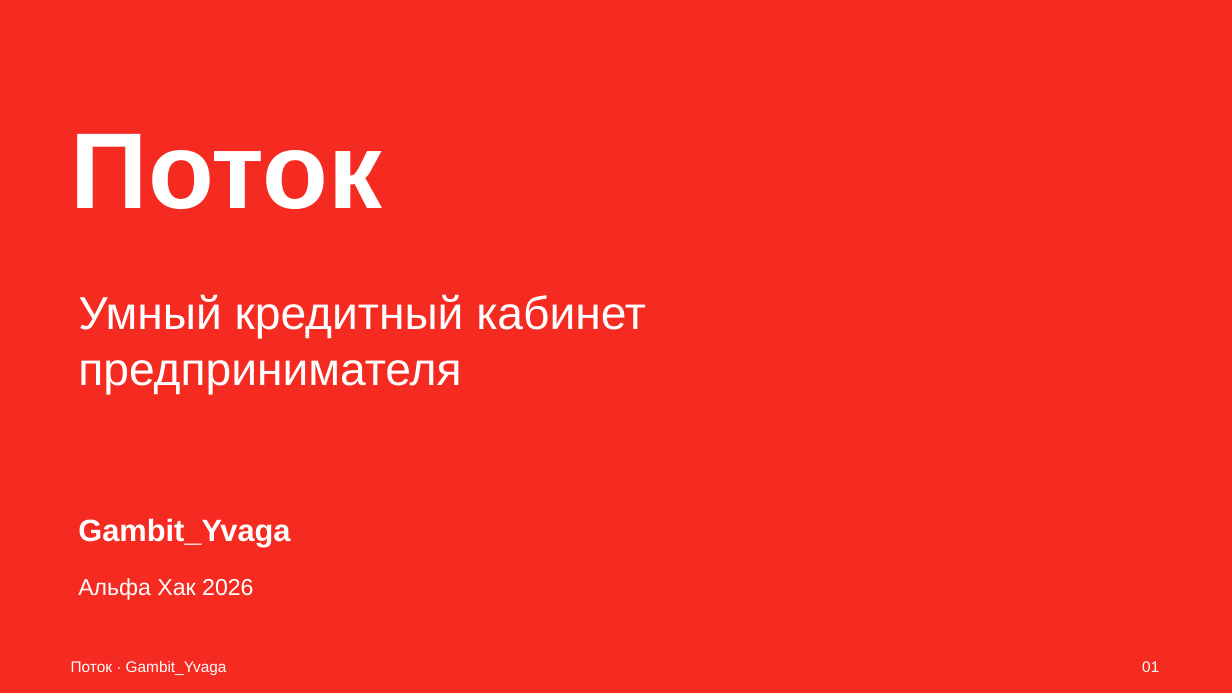
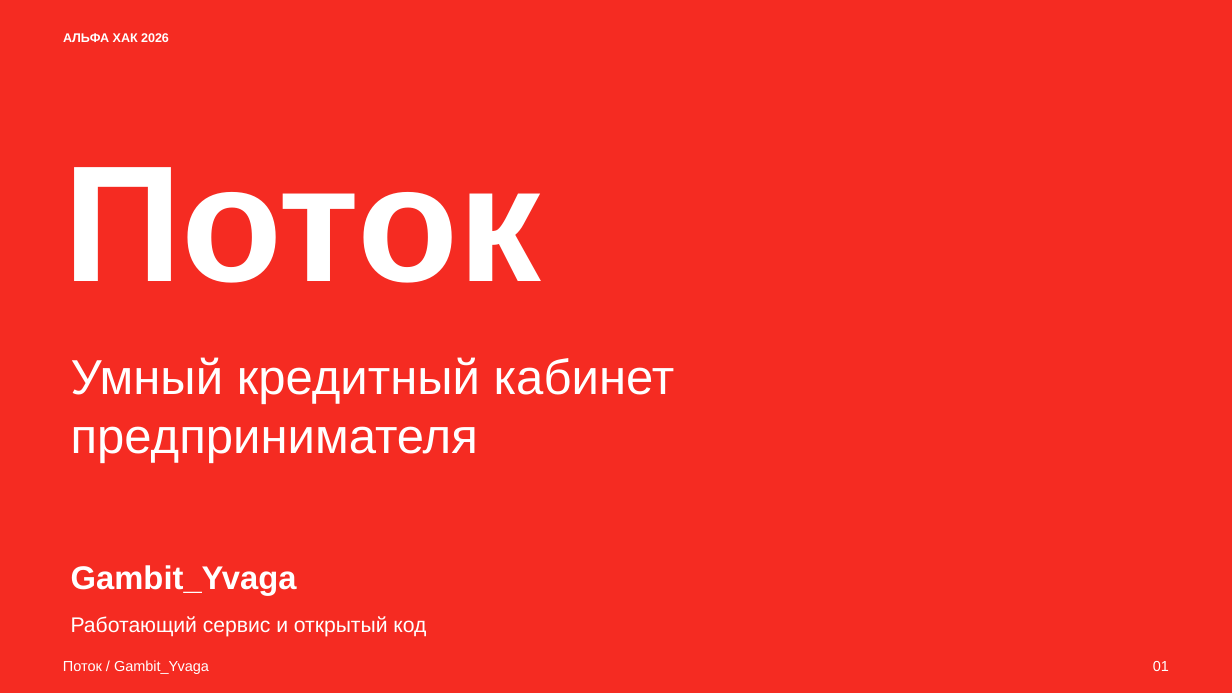
Before and after one commit to Tonitrus1/ALFA-HACK-2026, a slide deck: slide 1 of docs/jury/presentation/potok-gambit-yvaga.pptx. Drawn at 1232x693 pixels with LibreOffice and Linux fonts; fonts in the diff are those of the drawing. Boxes give left, top, right and bottom in pixels: in the first picture for what was removed or moved away, otherwise in the second. Text is boxed around its words. In the diff, an @@ line names an element or a change of style, - is before the commit and + after.

```diff
--- a/docs/jury/presentation/potok-gambit-yvaga.pptx
+++ b/docs/jury/presentation/potok-gambit-yvaga.pptx
@@ text at (63,33,169,42): text changed; size 18 to 9.8 pt; bold on @@
-Альфа Хак 2026
+АЛЬФА ХАК 2026
@@ text "Поток": place and size @@
-text "Поток" at (71,134,383,209)
+text "Поток" at (63,167,542,283)
@@ text "Поток" at (63,167,542,283): size 84 to 129 pt @@
@@ text "Умный кредитный кабинет": place and size @@
-text "Умный кредитный кабинет" at (78,294,646,395)
+text "Умный кредитный кабинет" at (71,357,675,463)
@@ text "Умный кредитный кабинет" at (71,357,675,463): size 36 to 38.2 pt @@
@@ text "Gambit_Yvaga": place and size @@
-text "Gambit_Yvaga" at (78,518,290,547)
+text "Gambit_Yvaga" at (71,565,297,596)
@@ text "Gambit_Yvaga" at (71,565,297,596): size 24 to 25.5 pt @@
@@ text added at (71,616,426,637), 16.5 pt, text #FFFFFF @@
+Работающий сервис и открытый код
@@ text "01": place and size @@
-text "01" at (1142,661,1159,672)
+text "01" at (1153,661,1169,671)
@@ text "01" at (1153,661,1169,671): size 12 to 11.2 pt @@
@@ text at (63,660,209,674): text changed; size 12 to 11.2 pt @@
-Поток · Gambit_Yvaga
+Поток / Gambit_Yvaga
```
Also in this commit, not shown: 7 other slides changed, 4 slides added, 4 slides removed, 25 other files.
